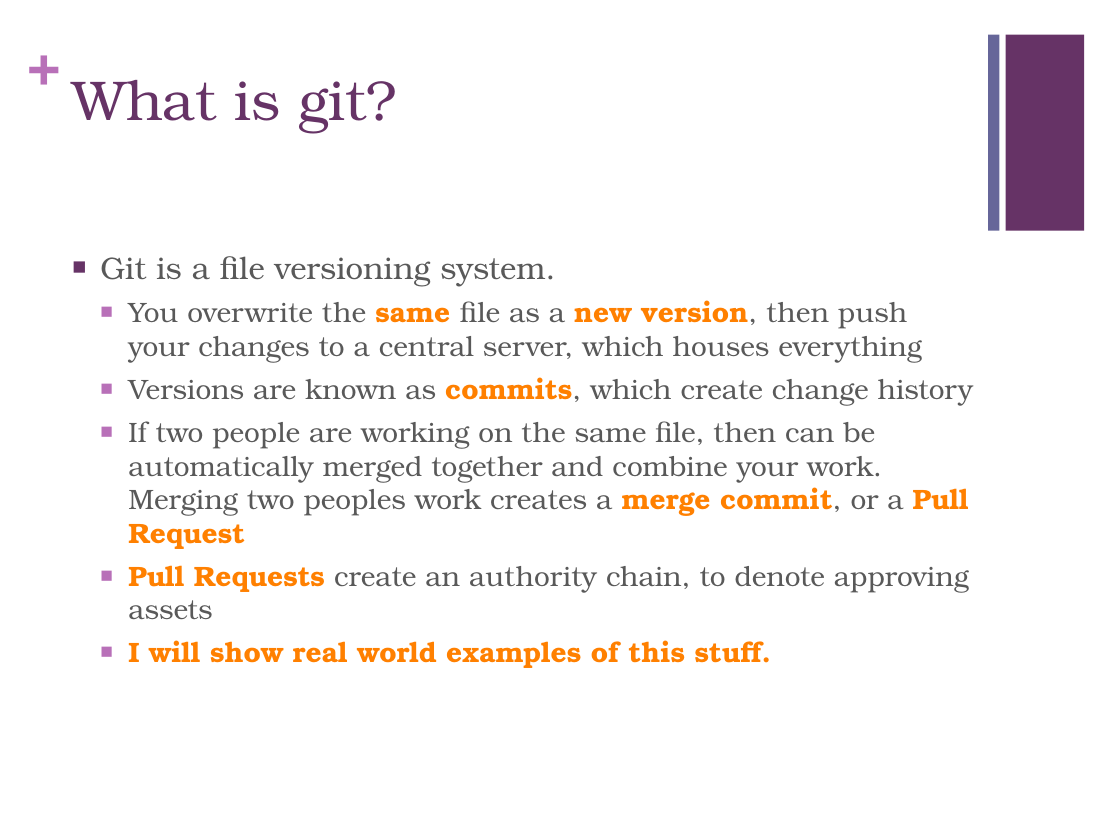
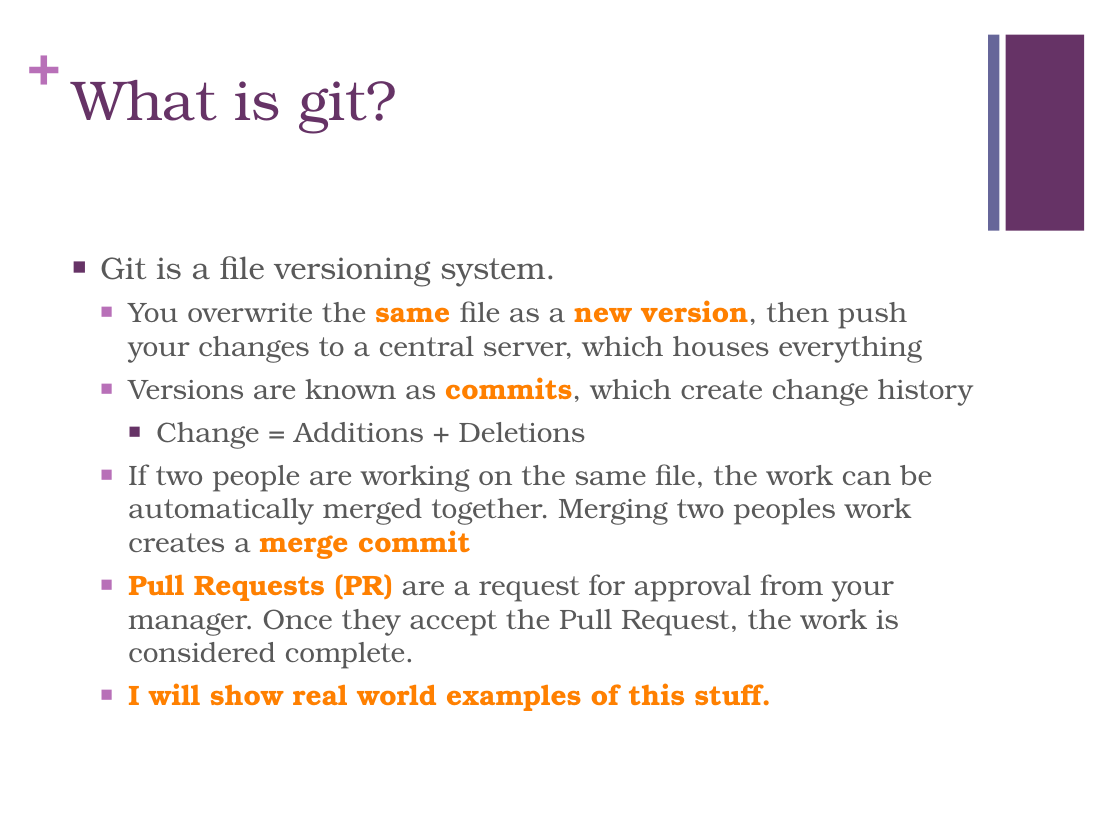
Before and after one commit to RyanCopley/git-for-designers, a slide deck: slide 2 of Presentation.pptx. Drawn at 1120x840 pixels with LibreOffice and Linux fonts; fonts in the diff are those of the drawing. Boxes give left, top, right and bottom in pixels: in the first picture for what was removed or moved away, otherwise in the second. Text is boxed around its words. In the diff, an @@ line names an element or a change of style, - is before the commit and + after.

Commit message:
I don't remember what this is D:

```diff
--- a/Presentation.pptx
+++ b/Presentation.pptx
@@ text at (128, 422, 932, 669): text changed @@
-  ■ If two people are working on the same file, then can be automatically merged together and combine your work. Merging two peoples work creates a merge commit, or a Pull Request
-  ■ Pull Requests create an authority chain, to denote approving assets
+    ■ Change = Additions + Deletions
+  ■ If two people are working on the same file, the work can be automatically merged together. Merging two peoples work creates a merge commit
+  ■ Pull Requests (PR) are a request for approval from your manager. Once they accept the Pull Request, the work is considered complete.
```
Also in this commit, not shown: 2 other slides changed.
